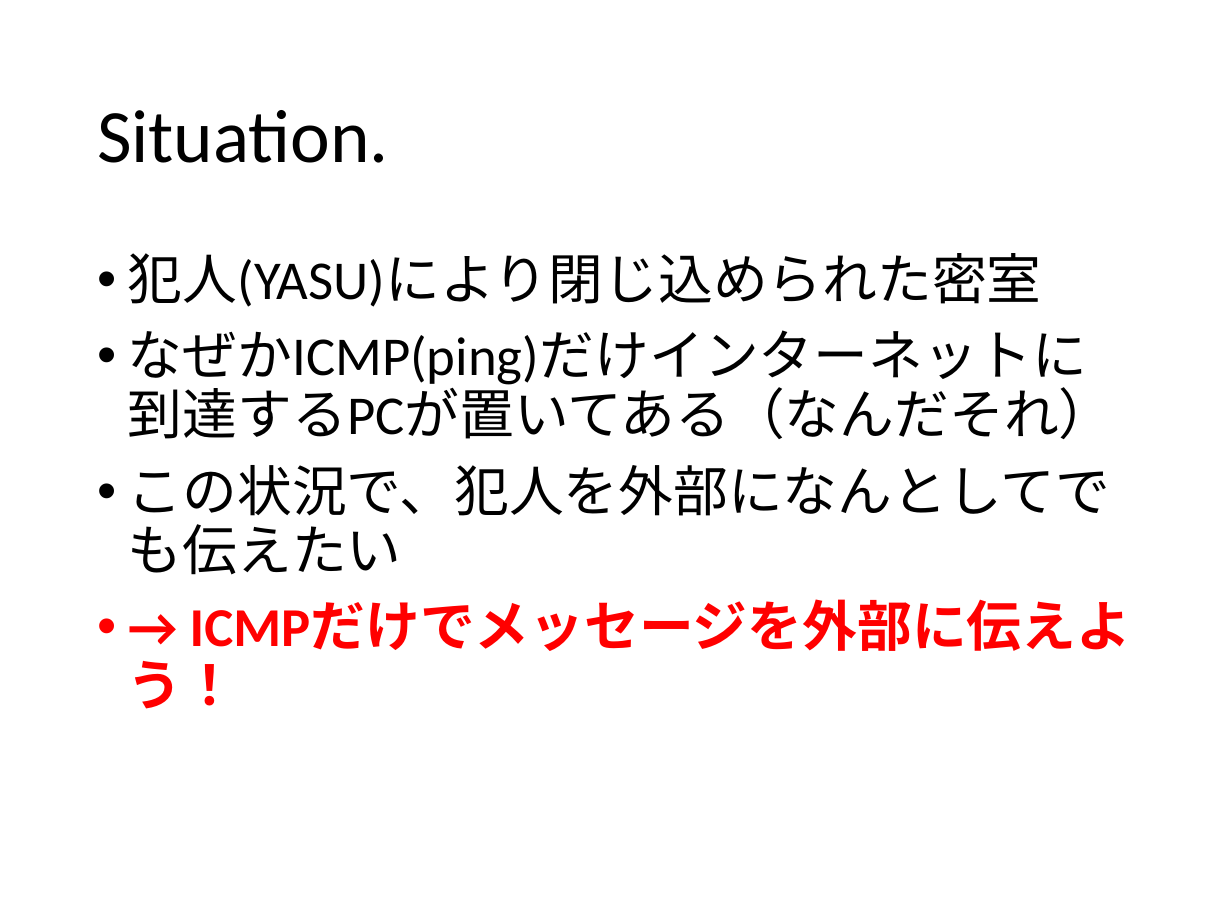
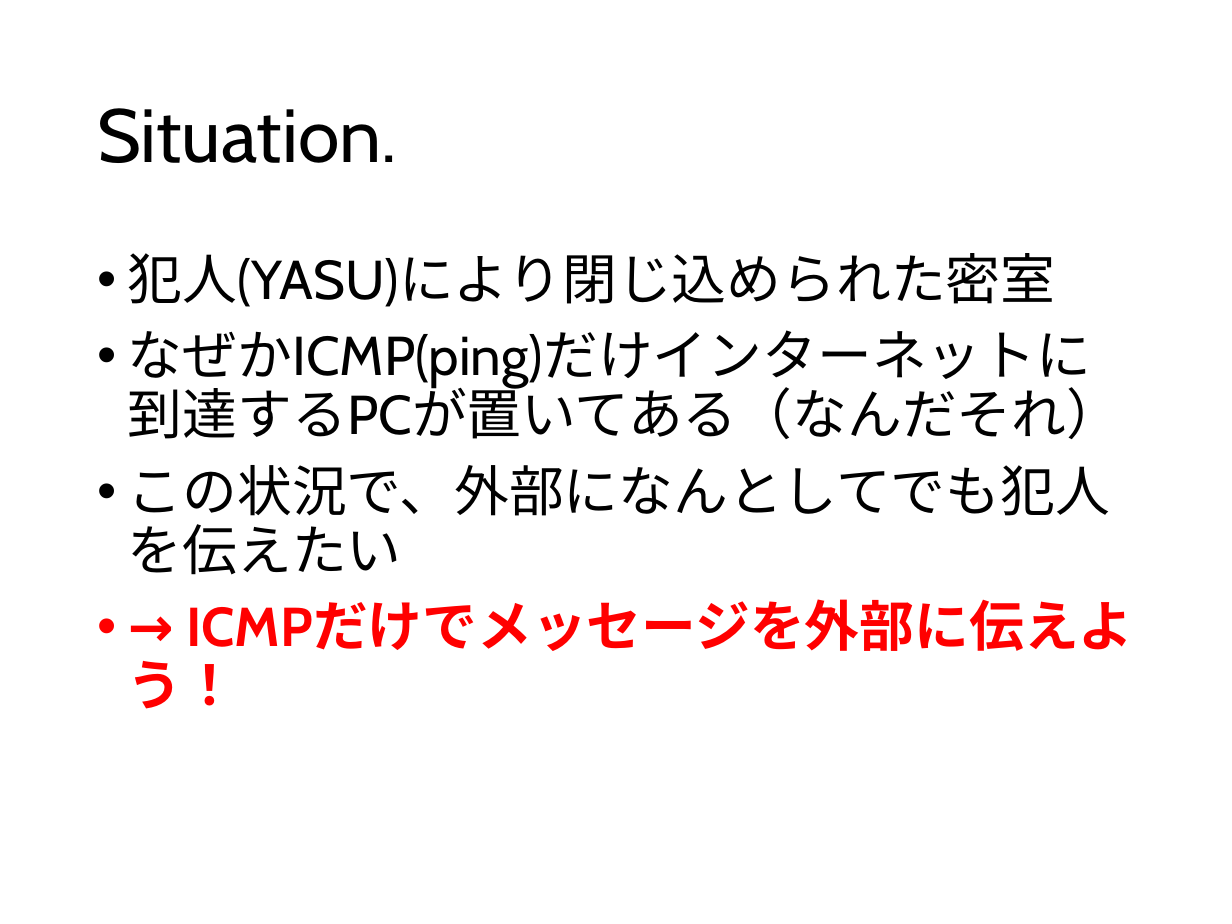
Before and after one commit to ozuma/sumida_sec, a slide deck: slide 18 of 2015-no.2/ppt/00_ozuma.pptx (slide 6 before the commit). Drawn at 1232x924 pixels with LibreOffice and Linux fonts; fonts in the diff are those of the drawing. Boxes give left, top, right and bottom in pixels: in the first picture for what was removed or moved away, otherwise in the second. Text is boxed around its words. In the diff, an @@ line names an element or a change of style, - is before the commit and + after.

```diff
--- a/2015-no.2/ppt/00_ozuma.pptx
+++ b/2015-no.2/ppt/00_ozuma.pptx
@@ title "Situation." at [97,108,397,163]: font Calibri to Cabin @@
@@ text at [128,253,1121,439]: font Calibri to Cabin in "犯人(YASU)により閉じ込められた密室", "なぜかICMP(ping)だけインターネットに到達するPCが置いてある（なんだそれ）", "→ ICMPだけでメッセージを外部に伝えよう！" @@
@@ text at [128,465,1110,575]: text changed; font Calibri to Cabin @@
-• この状況で、犯人を外部になんとしてでも伝えたい
+• この状況で、外部になんとしてでも犯人を伝えたい
```
Also in this commit, not shown: 23 other slides changed, 2 slides added, 1 other file.
